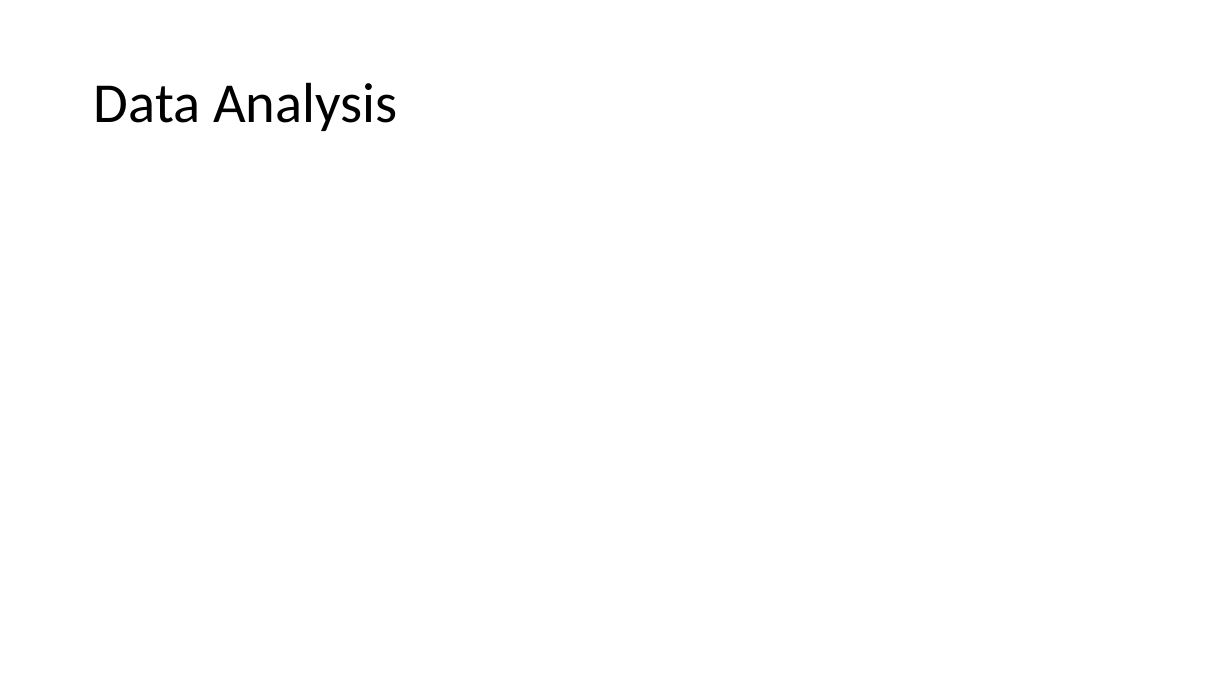
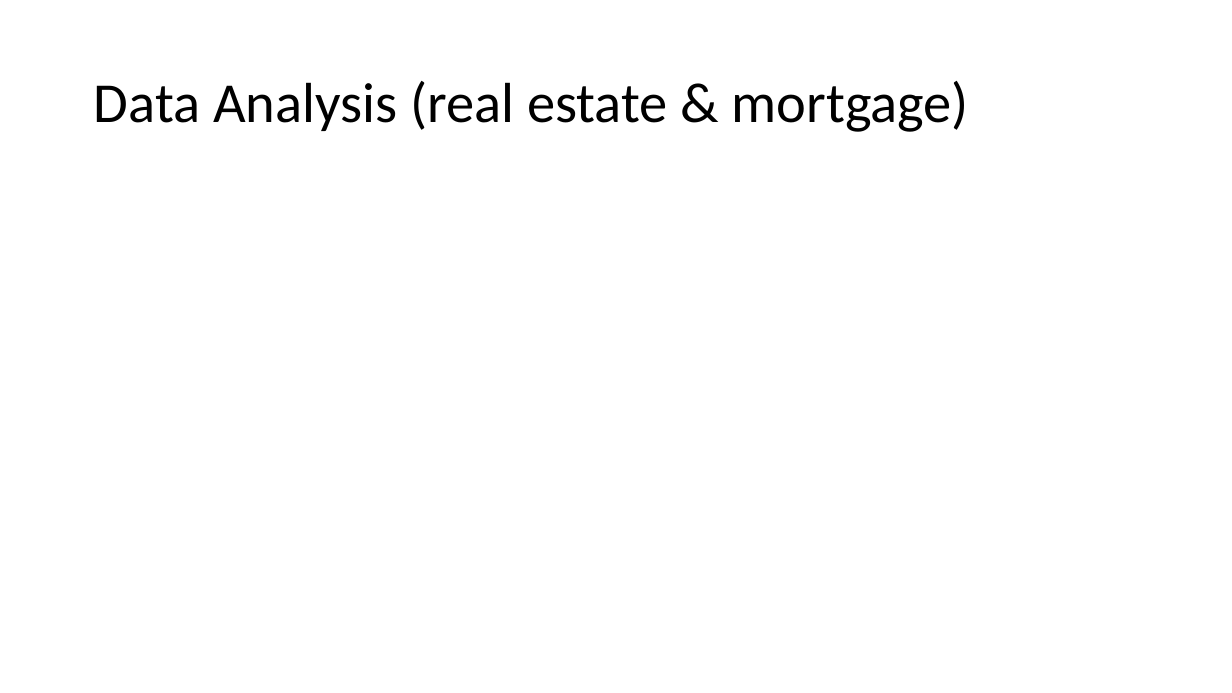
Before and after one commit to priscilla-wong/Project_1, a slide deck: slide 7 of Project_1_Slides.pptx. Drawn at 1232x693 pixels with LibreOffice and Linux fonts; fonts in the diff are those of the drawing. Boxes give left, top, right and bottom in pixels: in the first picture for what was removed or moved away, otherwise in the second. Text is boxed around its words. In the diff, an @@ line names an element or a change of style, - is before the commit and + after.

```diff
--- a/Project_1_Slides.pptx
+++ b/Project_1_Slides.pptx
@@ title at (94,81,969,132): text changed @@
-Data Analysis
+Data Analysis (real estate & mortgage)
```
Also in this commit, not shown: 4 other slides changed, 1 slide removed, 3 other files.
